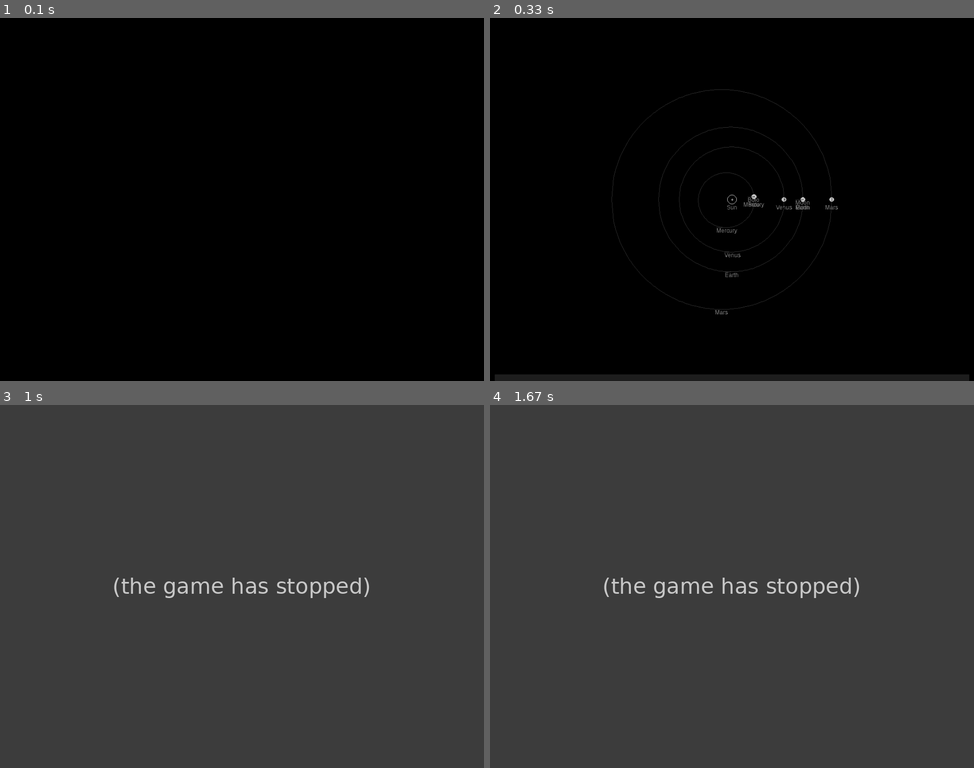
Above: before the commit, frames 1-4 (two rows, left to right).
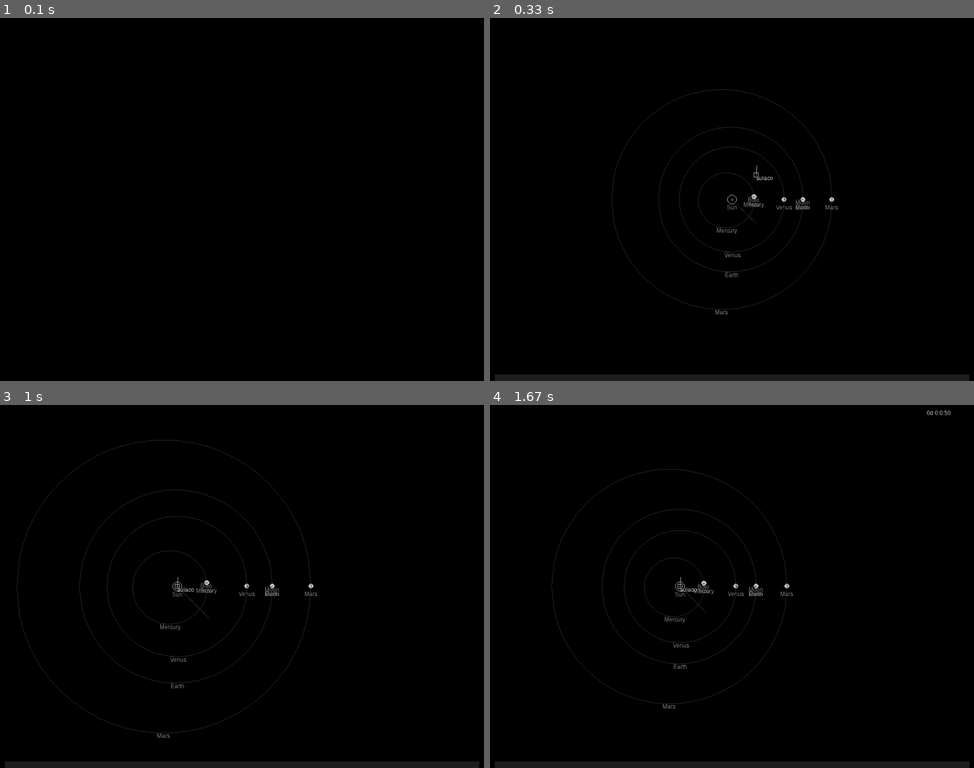
Above: after the commit, the same moments.

Repository: iparedes/Flatspace2
Game: pygame game, started from main.py
Two runs of this game, one before a commit and one after it. Both use one fixed random seed, a clock stepped at 60 frames per second and the inputs below.
Inputs:
- Up to frame 1 (0.1 s): no input
- Up to frame 2 (0.33 s): no input
- Up to frame 3 (1 s): tap T at 0.33 s; hold Right from 0.67 s (still down); tap Z at 0.73 s; tap X at 0.82 s
- Up to frame 4 (1.67 s): release Right at 1.13 s

Frame 1 is identical in both runs. In frame 2, less than 0.1% of the frame differs, in the area x 49-59%, y 40-56%; in frame 3, 100%; in frame 4, 100%, in the area x 0-100%, y 0-100%.
Error before the commit: AttributeError: 'SSystem' object has no attribute 'soi_body' (fspace.py line 445); the game stopped at 0.5 s (later frames are placeholders)

Commit message:
shit and stuff

Diff:
--- a/display.py
+++ b/display.py
@@ -214,6 +214,8 @@
         p1=path.pop()
         while path:
             p2=path.pop()
+            print(p1)
+            print(p2)
             if self.belongs(p1.x,p1.y) or self.belongs(p2.x,p2.y):
                 pg.draw.line(self.screen, color, p1.coords(), p2.coords(), LINE_WIDTH)
             p1=p2
--- a/fspace.py
+++ b/fspace.py
@@ -86,8 +86,9 @@
     # it only accounts for one level of satellites. Probably should use the iterator here
     def update_pos(self,delta):
         self.time+=delta
-        if self.time>=self.orbit.T:
-            self.time=self.time%self.orbit.T
+        if self.orbit.e<1:
+            if self.time>=self.orbit.T:
+                self.time=self.time%self.orbit.T
         self.pos=self.orbit.get_pos_time(self.time)
         for s in self.satellites:
             s.update_pos(delta)
@@ -251,6 +252,20 @@
         r=self.area
         t+="top:"+"{:.2e}".format(r.top)+", left:"+"{:.2e}".format(r.left)+", bottom:"+"{:.2e}".format(r.bottom)+", right:"+"{:.2e}".format(r.right)+"\n"
         return t
+
+    @property
+    def a(self):
+        return self.orbital_path.a
+
+    @property
+    def b(self):
+        return self.orbital_path.b
+
+    @property
+    def e(self):
+        return self.orbital_path.e
+
+
 
     @property
     def focus(self):
@@ -429,57 +444,55 @@
         ship.primary=prim
         self.ships.append(ship)
 
-    # updates delta seconds
-    def update(self,delta,projection=False):
+    def update(self,delta):
         self.epoch+=delta
         if(self.epoch/86400>self.days):
             self.days+=1
 
-        # Planets and satellites go on rails, we can forecast
         for p in self.Sol.satellites:
             p.update_pos(delta)
 
-        # updates the SOI of ships
         for s in self.ships:
+            s.update_pos(delta)
             p=s.pos
-            prim = self.soi_body(p)
+            prim = self.Sol.soi_body(p)
             if prim != s.primary:
                 s.primary = prim
 
-        # if the delta is to big, we are more granular on the ship updates
-        # parameters here are:
-        #   threshold for the ship calculation
-        #   delta for the ship updates
-        if delta>=600 and not projection:
-            cont=0
-            while cont<=delta:
-                for s in self.ships:
-                    s.update_pos(10)
-                cont+=10
-        else:
-            for s in self.ships:
-                #print("Updating ship"+s.name)
-                s.update_pos(delta)
-                #print(s.pos)
-
-    # def soi_body(self,pos):
-    #     body=None
-    #     # finds if pos is under the SOI of a planet
-    #     for b in self.Sol.satellites:
-    #         d=pos.distance(b.pos)
-    #         if d<b.SOI:
-    #             body=b
-    #             break
-    #     if body:
-    #         # if found a planet, finds if pos is under the SOI of a satellite of the planet
-    #         for b in body.satellites:
-    #             d=pos.distance(b.pos)
-    #             if d<b.SOI:
-    #                 body=b
-    #                 break
+
+
+    # updates delta seconds
+    # def update(self,delta):
+    #     self.epoch+=delta
+    #     if(self.epoch/86400>self.days):
+    #         self.days+=1
+    #
+    #     # Planets and satellites go on rails, we can forecast
+    #     for p in self.Sol.satellites:
+    #         p.update_pos(delta)
+    #
+    #     # updates the SOI of ships
+    #     for s in self.ships:
+    #         p=s.pos
+    #         prim = self.Sol.soi_body(p)
+    #         if prim != s.primary:
+    #             s.primary = prim
+    #
+    #     # if the delta is to big, we are more granular on the ship updates
+    #     # parameters here are:
+    #     #   threshold for the ship calculation
+    #     #   delta for the ship updates
+    #     if delta>=600
+    #         cont=0
+    #         while cont<=delta:
+    #             for s in self.ships:
+    #                 s.update_pos(10)
+    #             cont+=10
     #     else:
-    #         body=self.Sol
-    #     return body
+    #         for s in self.ships:
+    #             #print("Updating ship"+s.name)
+    #             s.update_pos(delta)
+    #             #print(s.pos)
 
     # returns the body identified by ident
     def find(self,ident):
@@ -546,6 +559,7 @@
             setattr(result, k, deepcopy(v, memo))
         return result
 
+    # every time that the primary body is updated, the orbit parameters are re-calculated
     @Body.primary.setter
     def primary(self,p):
         Body.primary.fset(self,p)
@@ -567,6 +581,54 @@
             (a, b, ecc, peri, apo, incl)=self.orbital_params()
             self.orbit=Orbit(a=a,e=ecc,focus=self.primary,mu=G*self.primary.mass,incl=incl)
 
+    def orbital_params(self):
+        return self.orbital_params_new()
+
+    def orbital_params_new(self):
+        m=self.mass
+        # p momentum vector
+        p=m*self.velocity
+        # L angular momentum vector
+        r=Vector(start=self.primary.pos,end=self.pos)
+        L=r.cross_product(p)
+
+        k=m*self.primary.mass*G
+
+        # runit vector
+        dir=r.direction
+        runit=Vector(magnitud=1,dir=dir)
+
+        pL=p.cross_product(L)
+        mkr=(m*k)*runit
+
+        A=pL-mkr
+
+        Ascaled=A/(m*k)
+        ecc=Ascaled.magnitude
+
+        horizontal=Vector(pos=Pos(1,0))
+        incl=A.angle(horizontal)
+
+
+        # semi-major axis
+        # a = ( j * j ) / (G * m * | 1 - ecc^2 | )
+        j=r.cross_product(self.velocity)
+        jj=j.dot_product(j)
+        factor = abs(1 - (ecc ** 2))
+        denom=G*self.primary.mass*factor
+        a=jj/denom
+        b=a*math.sqrt(factor)
+        #print("b: "+str(b))
+
+        # c: distance from center to focus
+        c=a*ecc
+        peri=a-c
+        apo=a+c
+
+        return(a,b,ecc,peri,apo,incl)
+
+
+
 
     # From: https://github.com/cmaureir/python-kepler/blob/master/KeplerianOrbit.py
     # returns tupla with (all distance units in meters):
@@ -576,14 +638,17 @@
     # peri: value of periapsis
     # apo: value of apoapsis
     # incl: orbit inclination (degrees)
-    def orbital_params(self):
+    def orbital_params_old(self):
         mu=self.primary.mass*G
 
         # angular momentum
         # j = r x v
+        # OjO pos should be calculated from the focus. In my examples, the focus is at 0,0 but
+        # that will not happen always
+        # probably need to rewrite the vector class
         posVector=Vector(pos=self.pos)
         jv=posVector.cross_product(self.velocity)
-        # Rung-Lez vector
+        # Runge-Lenz vector
         # e = { (v x j) / (G * m) }  - { r / |r| }
         tv=self.velocity.cross_product(jv)
         tv=tv/mu
--- a/game.py
+++ b/game.py
@@ -8,15 +8,9 @@
 from console import *
 import pygame as pg
 
-#todo WHY IS NOT DRAWING THE PATH WHEN PROJECTING?
-#todo draw projections in a different color
-#todo draw path travelled by ships
 #todo needs logging badly
 
 #todo difference between primary and SOI body
-#todo if when projecting is not an ellipse, go through the chain of parent bodies
-#todo draw hyperbolic orbit
-#todo use go on rails for time rates bigger than a threshold
 
 
 DATA_FILE='data'
@@ -29,7 +23,7 @@
 TIME_RATE=[0,100,1000,10000,1e5,1e6,1e7,1e8]
 FPS = 10
 
-logging.basicConfig(filename='fspace.log', level=logging.INFO)
+logging.basicConfig(filename='fspace.log', level=logging.DEBUG)
 
 class Game(object):
     def __init__(self):
@@ -173,6 +167,7 @@
                     vel=Vector(x=xvel,y=yvel)
                     pos=Pos(x,y)
                     s=Ship(name,mass,pos,vel)
+                    logging.debug("Adding ship "+s.name)
                     self.SS.add_ship(s)
                 else:
                     name=items[0]
@@ -304,22 +299,12 @@
             self.dt = 1000/FPS # milliseconds per frame
             self.dt *= TIME_RATE[self.time_rate_index]
             self.dt /=1000 # convert to seconds
-            #print(self.dt)
 
             if self.time_rate_index!=0:
                 self.SS.update(self.dt)
-            # only projects during pause after pressing the 'f' key
-            elif self.projection:
-                #self.SSProjection=deepcopy(self.SS)
-                #self.SSProjection.project(3000)
-                # Have to draw the projection (in a different color???)
-                #self.draw(self.SSProjection)
-                self.SS.project_ships()
-                self.projection=False
-
-            if self.SSProjection:
-                self.draw(self.SSProjection)
+
             self.draw(self.SS)
             pg.display.update()
+
         pg.quit()
         sys.exit()
--- a/geometry.py
+++ b/geometry.py
@@ -160,6 +160,7 @@
 
     # Constructors
     # Pos
+    # start, end; creates a vector at the origin
     # x,y
     # magnitud+dir
     def __init__(self, **kwargs):
@@ -174,6 +175,14 @@
             else:
                 z = 0
             Pos.__init__(self, x, y, z)
+        elif 'start' and 'end' in kwargs:
+            start = kwargs['start']
+            end = kwargs['end']
+
+            x = end.x - start.x
+            y = end.y - start.y
+            z = end.z - start.z
+            Pos.__init__(self,x,y,z)
         else:
             mag = kwargs['magnitud']
             dir = kwargs['dir']
Not shown, changed: data
